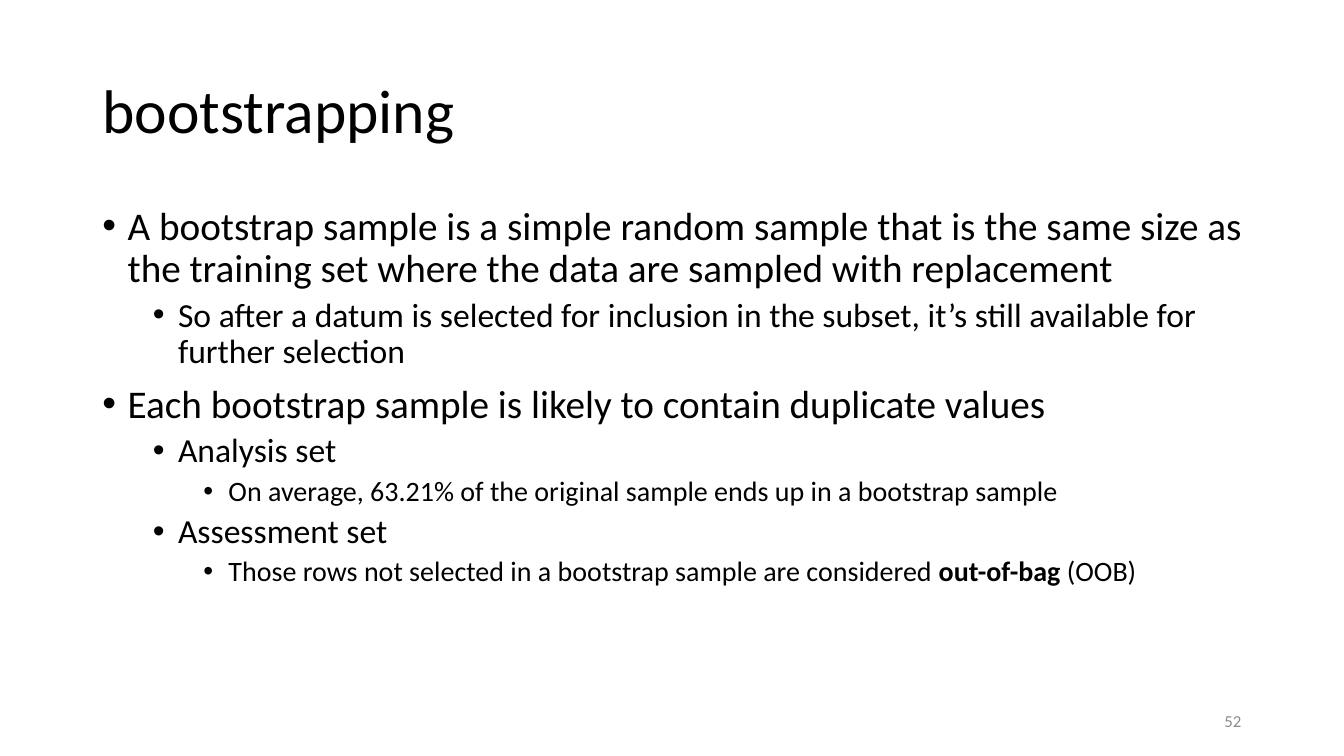
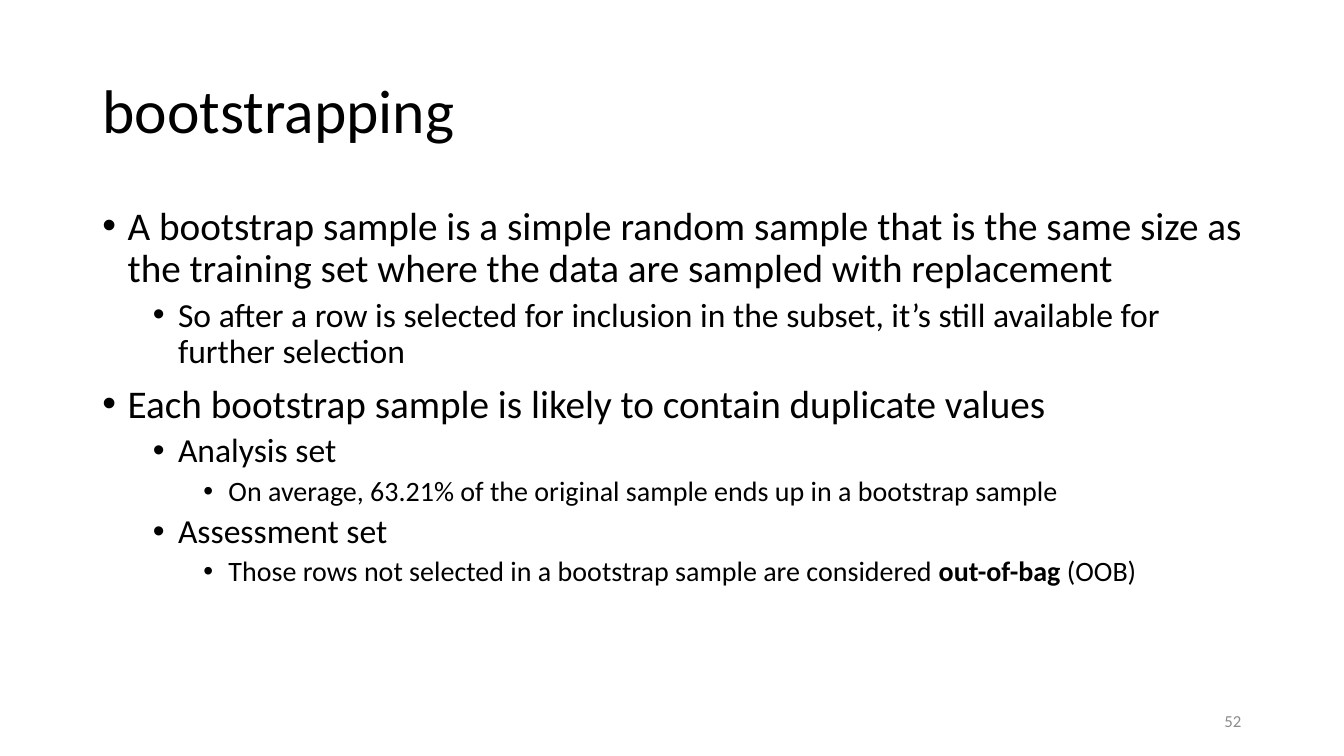
Before and after one commit to karlenaochoa/c4-ml-2020, a slide deck: slide 52 of slides/w2p1-bias-variance-resampling/w2p1.pptx. Drawn at 1344x756 pixels with LibreOffice and Linux fonts; fonts in the diff are those of the drawing. Boxes give left, top, right and bottom in pixels: in the first picture for what was removed or moved away, otherwise in the second. Text is boxed around its words. In the diff, an @@ line names an element or a change of style, - is before the commit and + after.

```diff
--- a/slides/w2p1-bias-variance-resampling/w2p1.pptx
+++ b/slides/w2p1-bias-variance-resampling/w2p1.pptx
@@ text at (x1=178, y1=303, x2=1160, y2=364): text changed @@
-  • So after a datum is selected for inclusion in the subset, it’s still available for further selection
+  • So after a row is selected for inclusion in the subset, it’s still available for further selection
```
Also in this commit, not shown: 26 other slides changed, 1 slide added, 3 slides removed.
